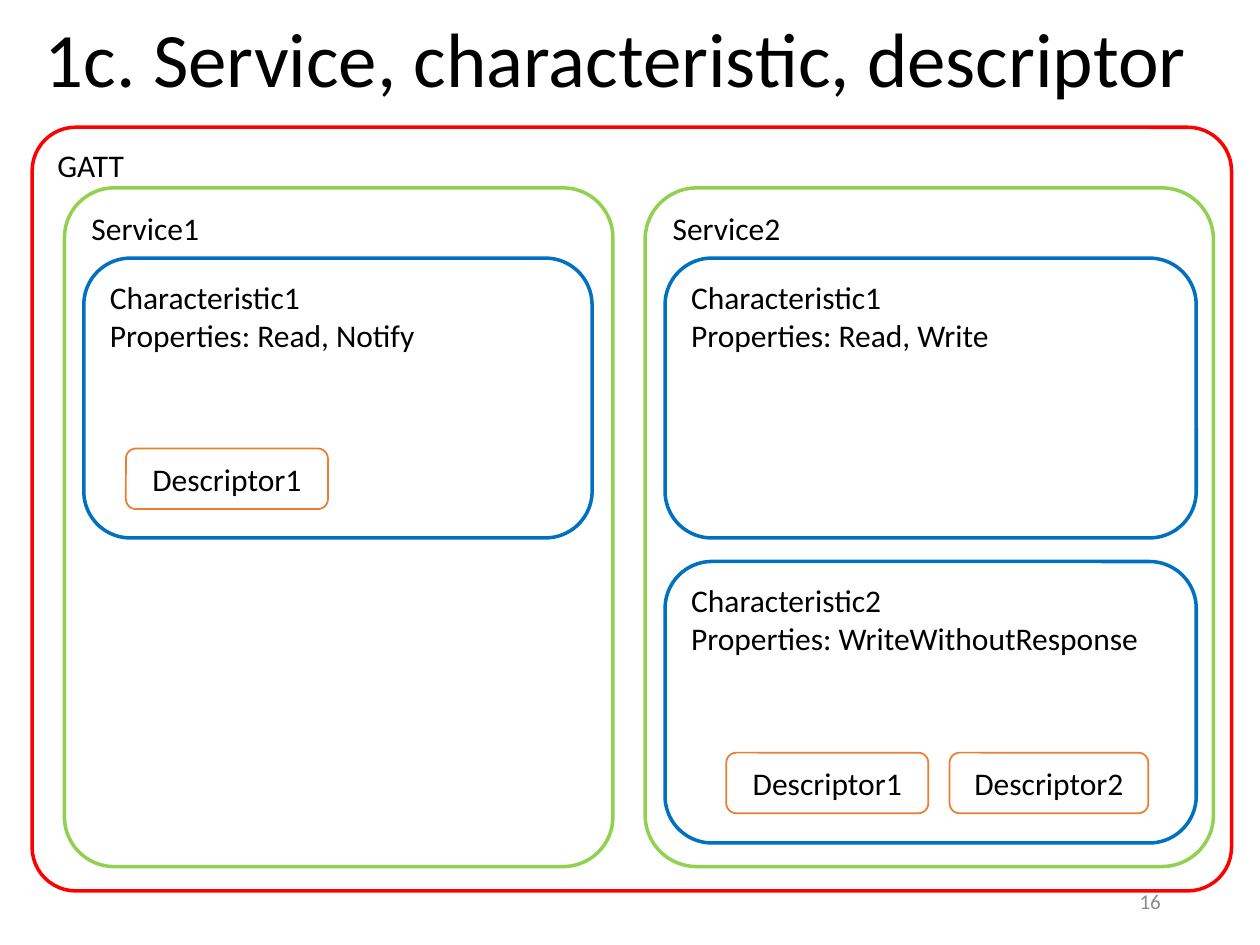
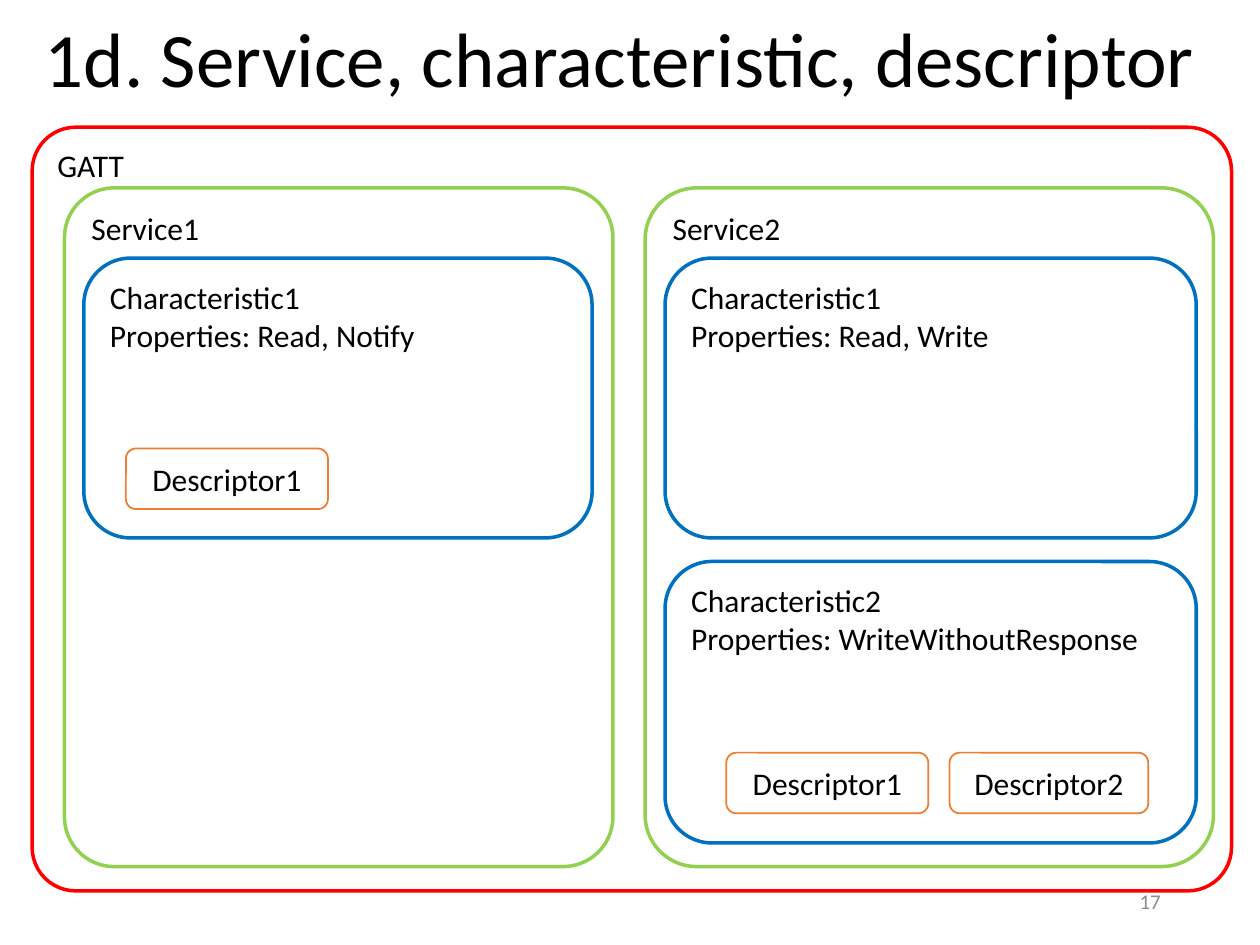
Before and after one commit to yeokm1/intro-to-ble, a slide deck: slide 17 of intro to ble.pptx (slide 16 before the commit). Drawn at 1260x945 pixels with LibreOffice and Linux fonts; fonts in the diff are those of the drawing. Boxes give left, top, right and bottom in pixels: in the first picture for what was removed or moved away, otherwise in the second. Text is boxed around its words. In the diff, an @@ line names an element or a change of style, - is before the commit and + after.

```diff
--- a/intro to ble.pptx
+++ b/intro to ble.pptx
@@ title at bbox=[45, 33, 1193, 100]: text changed @@
-1c. Service, characteristic, descriptor
+1d. Service, characteristic, descriptor
@@ page number at bbox=[1140, 891, 1161, 909]: text changed @@
-16
+17
```
Also in this commit, not shown: 8 other slides changed, 1 slide added, 1 other file.
